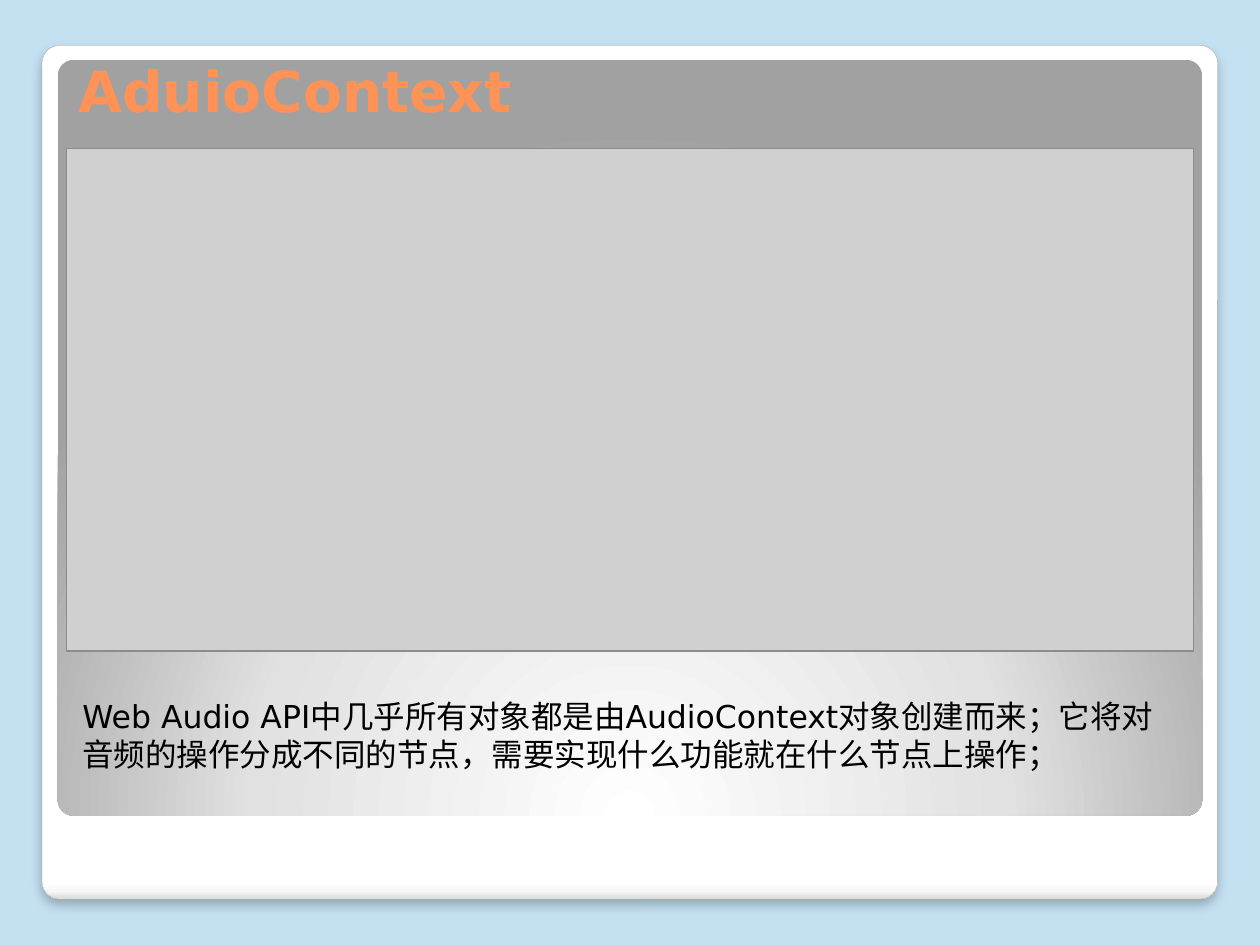
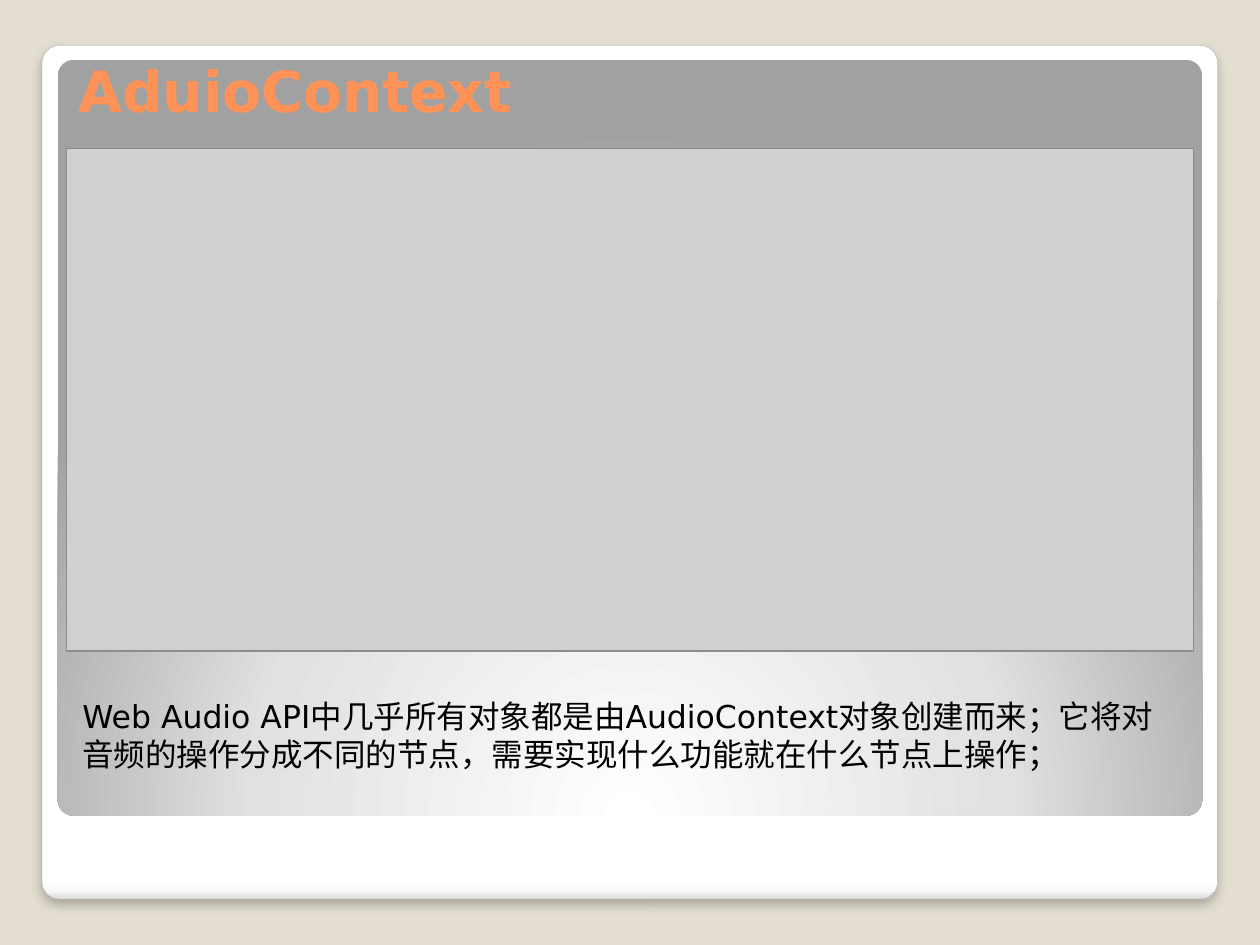
Before and after one commit to wanls4583/mp3player, a slide deck: slide 5 of AudioContext.pptx. Drawn at 1260x945 pixels with LibreOffice and Linux fonts; fonts in the diff are those of the drawing; grey boxes stand for pictures. Boxes give left, top, right and bottom in pixels: in the first picture for what was removed or moved away, otherwise in the second. Text is boxed around its words. In the diff, an @@ line names an element or a change of style, - is before the commit and + after.

```diff
--- a/AudioContext.pptx
+++ b/AudioContext.pptx
@@ background #C4E1F2 to #E3DED1 @@
```
Also in this commit, not shown: 4 other slides changed, 13 slides added, 2 slides removed, 5 other files.
